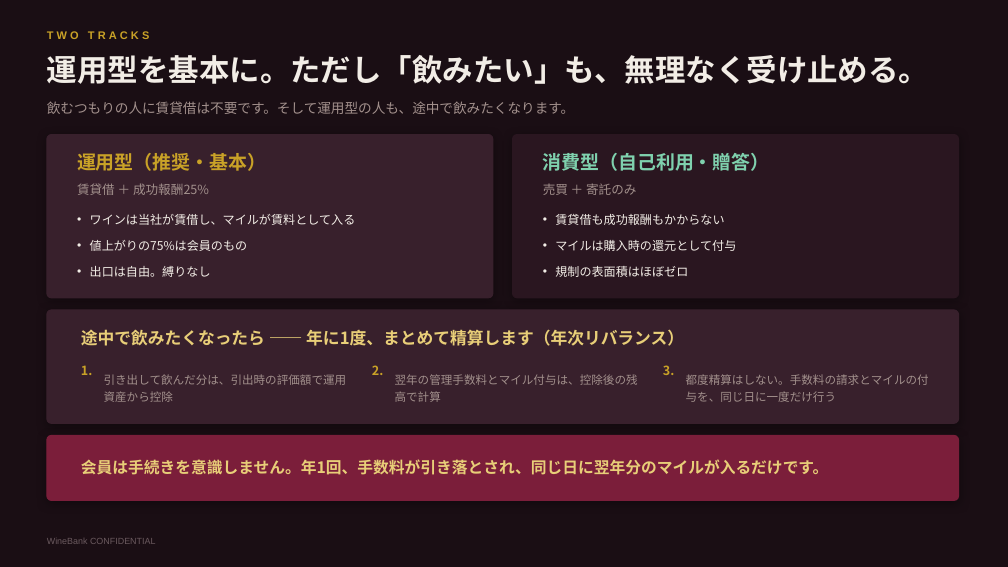
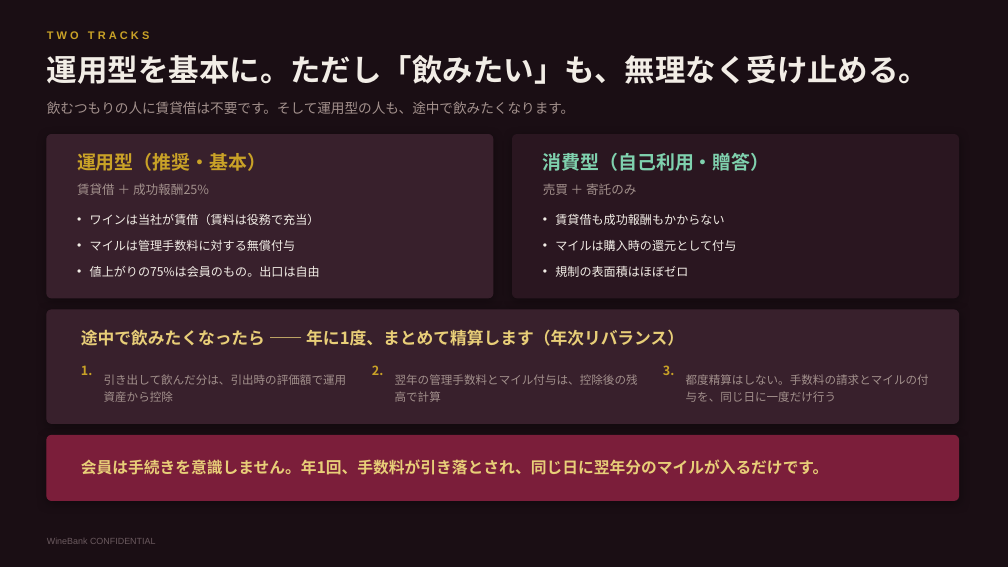
Before and after one commit to nakano-winebank/wine-auction, a slide deck: slide 15 of 提案資料/WineBank_ワインマイル経済圏構想.pptx. Drawn at 1008x567 pixels with LibreOffice and Linux fonts; fonts in the diff are those of the drawing. Boxes give left, top, right and bottom in pixels: in the first picture for what was removed or moved away, otherwise in the second. Text is boxed around its words. In the diff, an @@ line names an element or a change of style, - is before the commit and + after.

```diff
--- a/提案資料/WineBank_ワインマイル経済圏構想.pptx
+++ b/提案資料/WineBank_ワインマイル経済圏構想.pptx
@@ text at box(90, 214, 320, 277): text changed @@
-• ワインは当社が賃借し、マイルが賃料として入る
-• 値上がりの75%は会員のもの
-• 出口は自由。縛りなし
+• ワインは当社が賃借（賃料は役務で充当）
+• マイルは管理手数料に対する無償付与
+• 値上がりの75%は会員のもの。出口は自由
```
Also in this commit, not shown: 4 other slides changed, 4 other files.
